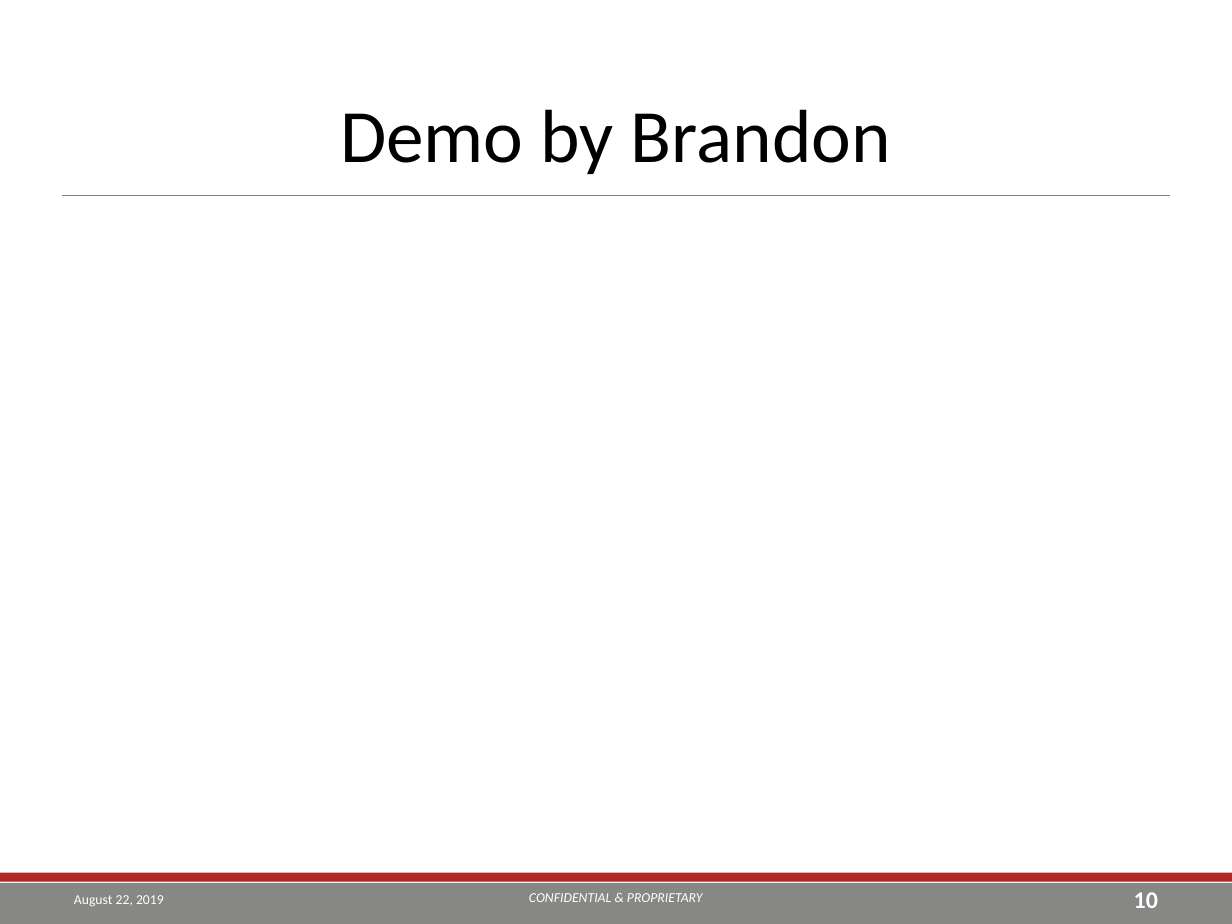
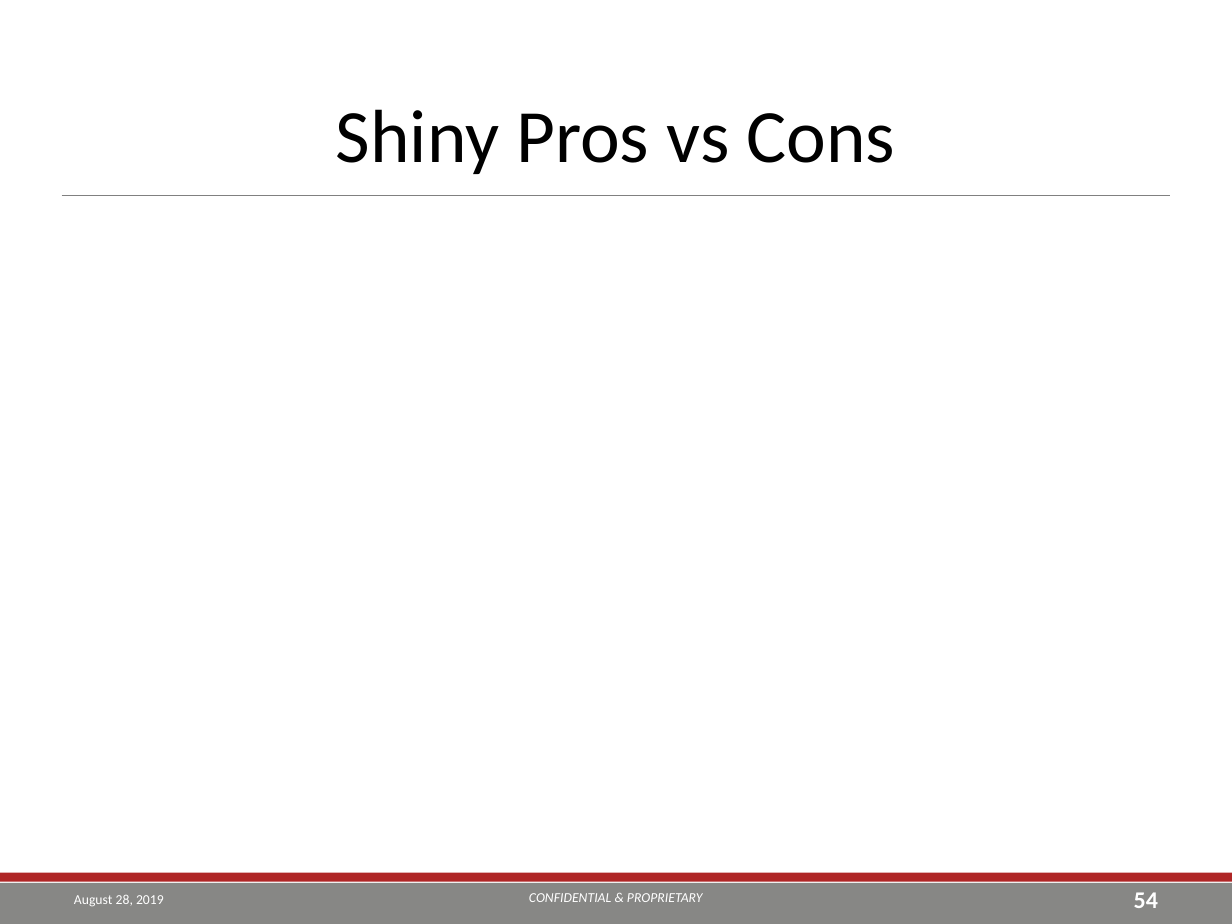
Before and after one commit to TEA-Analytics/ShinyWorkshop, a slide deck: slide 54 of Day 2.pptx (slide 10 before the commit). Drawn at 1232x924 pixels with LibreOffice and Linux fonts; fonts in the diff are those of the drawing; background and template pictures are left out. Boxes give left, top, right and bottom in pixels: in the first picture for what was removed or moved away, otherwise in the second. Text is boxed around its words. In the diff, an @@ line names an element or a change of style, - is before the commit and + after.

```diff
--- a/Day 2.pptx
+++ b/Day 2.pptx
@@ title at [336,109,896,174]: text changed @@
-Demo by Brandon
+Shiny Pros vs Cons
@@ text at [74,895,164,906]: text changed @@
-August 22, 2019
+August 28, 2019
@@ page number at [1134,892,1158,908]: text changed @@
-10
+54
```
Also in this commit, not shown: 49 other slides changed, 2 slides added.
